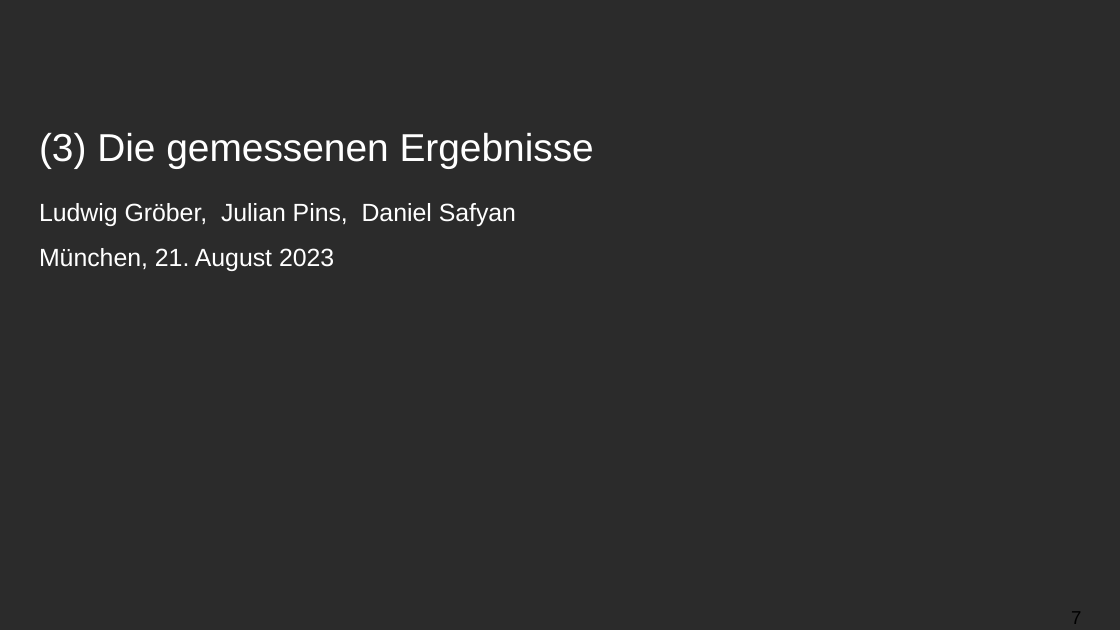
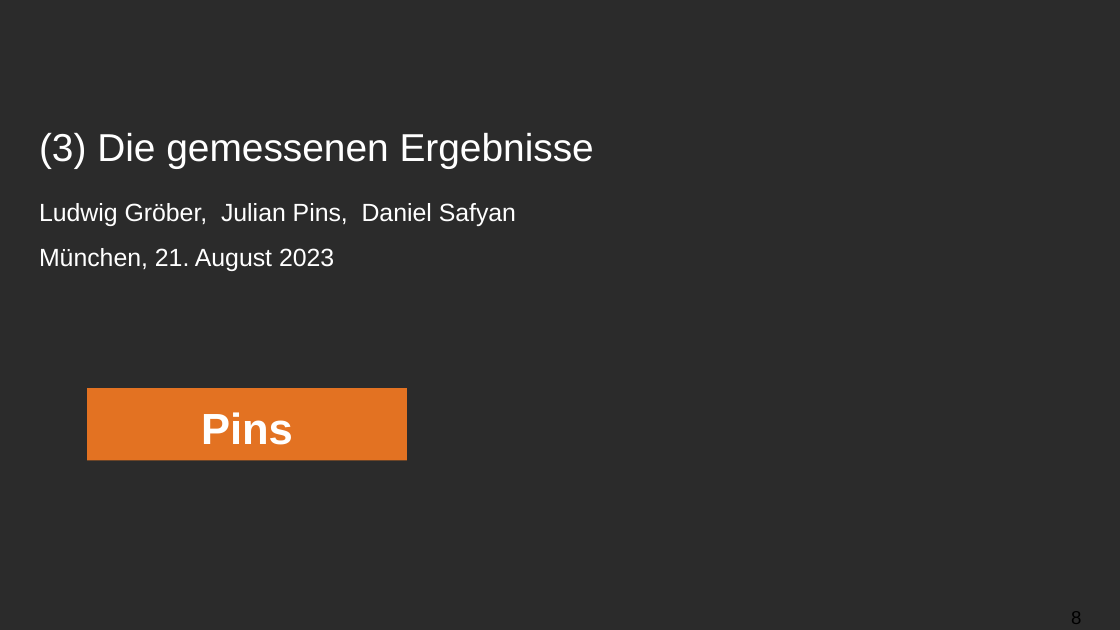
Before and after one commit to ludwiggr/ArSinH, a slide deck: slide 8 of Vortrag/Vortrag.pptx (slide 7 before the commit). Drawn at 1120x630 pixels with LibreOffice and Linux fonts; fonts in the diff are those of the drawing; background and template pictures are left out; a plain dark background stands for a picture behind light text. Boxes give left, top, right and bottom in pixels: in the first picture for what was removed or moved away, otherwise in the second. Text is boxed around its words. In the diff, an @@ line names an element or a change of style, - is before the commit and + after.

```diff
--- a/Vortrag/Vortrag.pptx
+++ b/Vortrag/Vortrag.pptx
@@ rectangle added at bbox=[87, 389, 408, 460], fill #E37222, 28 pt, text #FFFFFF, bold @@
+Pins
@@ page number at bbox=[1071, 611, 1081, 624]: text changed @@
-7
+8
```
Also in this commit, not shown: 13 other slides changed, 3 slides added, 1 slide removed, 5 other files.
